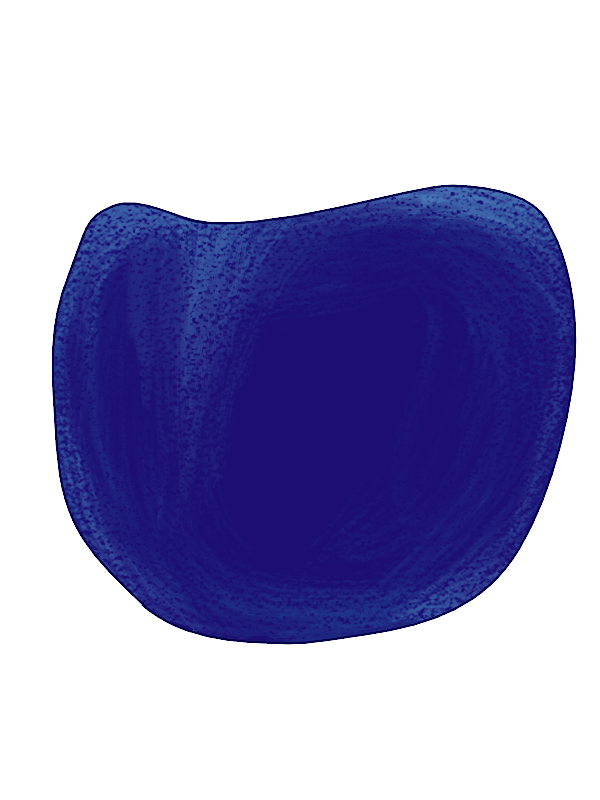
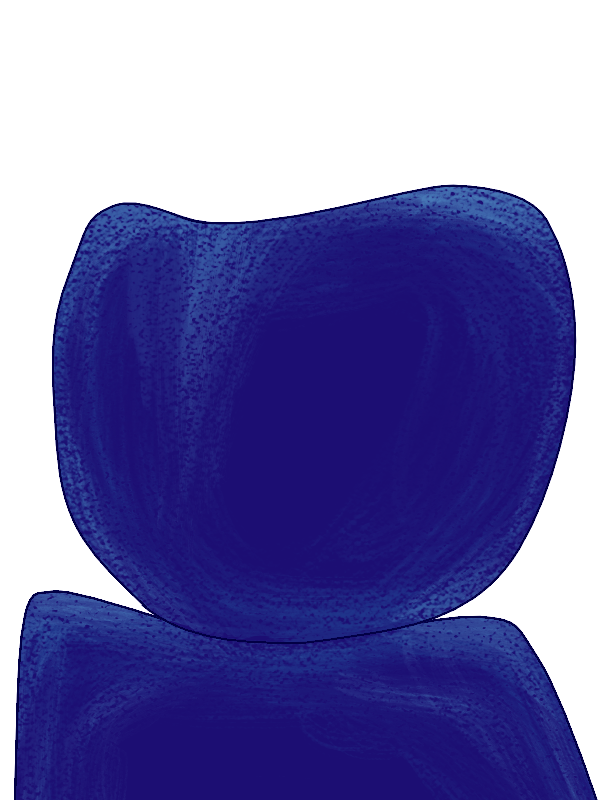
Layer changes from the first 600×800 image to the second:
showed "Warstwa 4", painted on it over [14, 590, 598, 800]
showed "Warstwa 6" over [14, 590, 598, 800]
